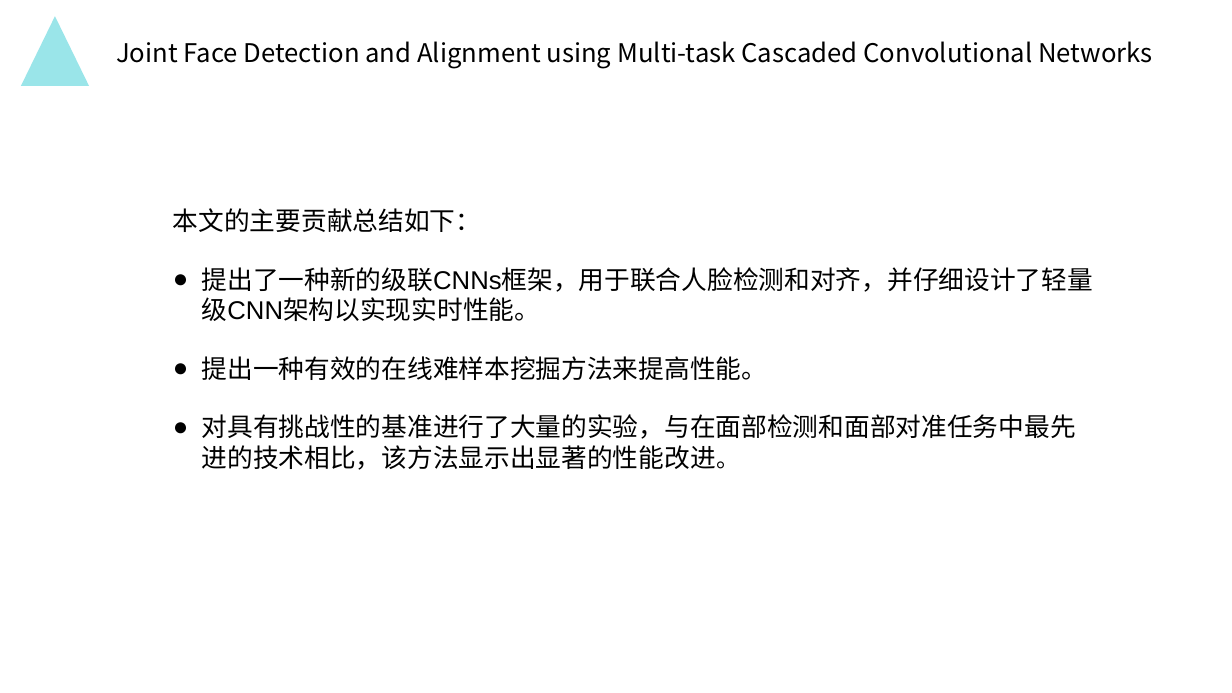
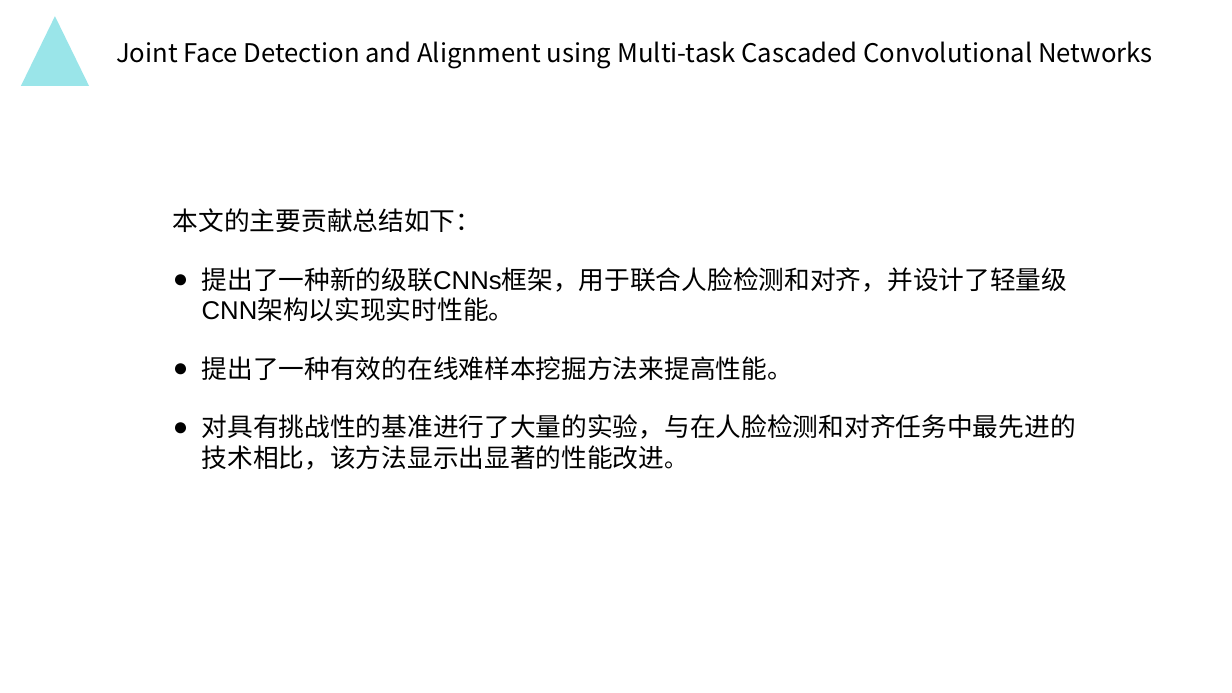
Before and after one commit to MydrBH/201720121206LvCheng, a slide deck: slide 4 of 中期报告.pptx. Drawn at 1232x693 pixels with LibreOffice and Linux fonts; fonts in the diff are those of the drawing; background and template pictures are left out. Boxes give left, top, right and bottom in pixels: in the first picture for what was removed or moved away, otherwise in the second. Text is boxed around its words. In the diff, an @@ line names an element or a change of style, - is before the commit and + after.

```diff
--- a/中期报告.pptx
+++ b/中期报告.pptx
@@ text at (202,267,1076,470): text changed @@
-● 提出了一种新的级联CNNs框架，用于联合人脸检测和对齐，并仔细设计了轻量级CNN架构以实现实时性能。
-● 提出一种有效的在线难样本挖掘方法来提高性能。
-● 对具有挑战性的基准进行了大量的实验，与在面部检测和面部对准任务中最先进的技术相比，该方法显示出显著的性能改进。
+● 提出了一种新的级联CNNs框架，用于联合人脸检测和对齐，并设计了轻量级CNN架构以实现实时性能。
+● 提出了一种有效的在线难样本挖掘方法来提高性能。
+● 对具有挑战性的基准进行了大量的实验，与在人脸检测和对齐任务中最先进的技术相比，该方法显示出显著的性能改进。
```
Also in this commit, not shown: 11 other slides changed, 7 slides added, 1 slide removed.
